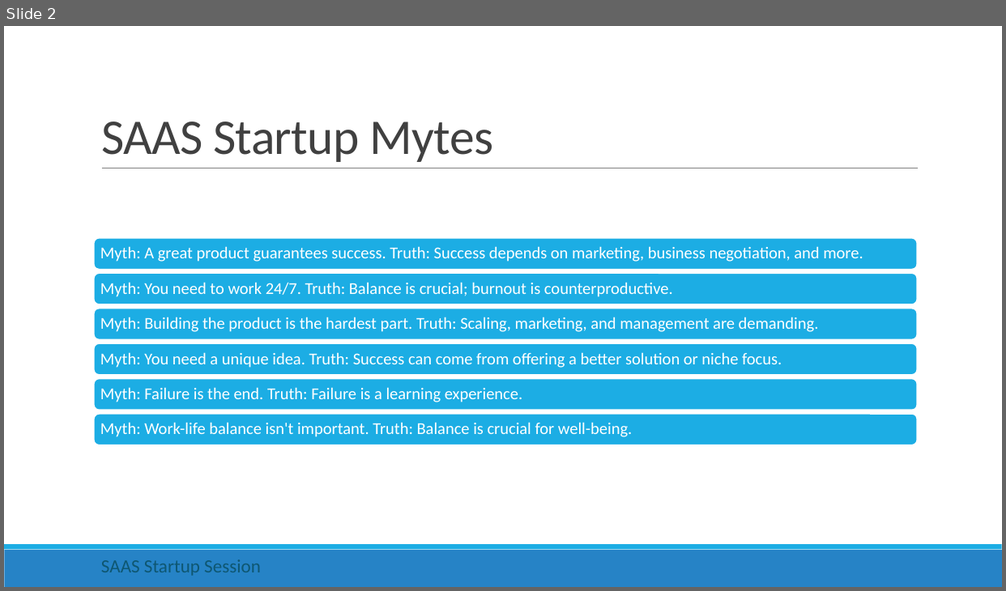
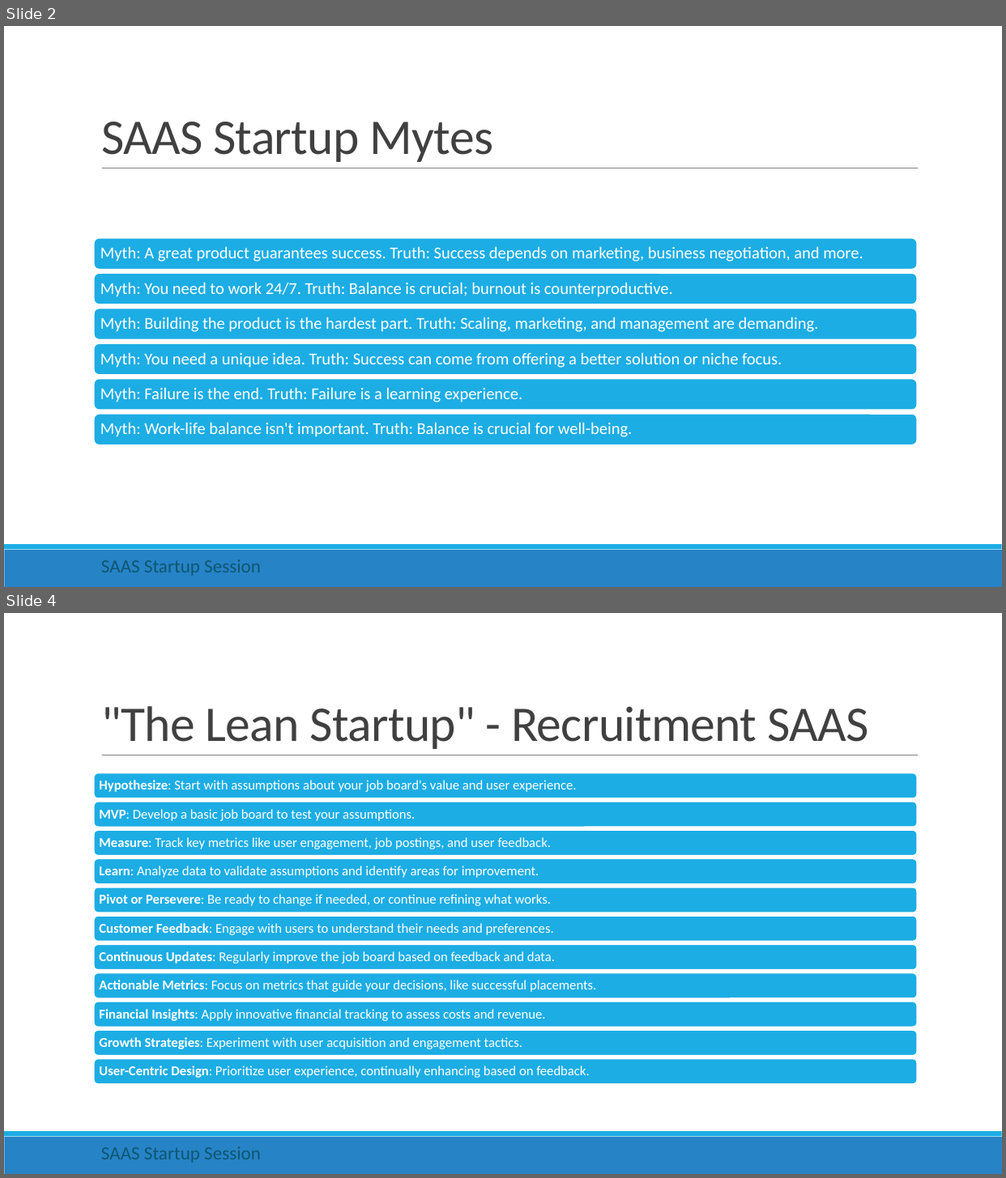
Before and after one commit to rishigujadhur1/Slides, a slide deck: Startups/Startup Session 0.pptx. Shown one above the other, each under a label of ours: slide 2 before the commit, slides 2 and 4 after it; the slides between them are not shown. The pictures are 1006x591 and 1006x1178 pixels, drawn with LibreOffice and Linux fonts; fonts in the diff are those of the drawing. Boxes give left, top, right and bottom in pixels: in the first picture for what was removed or moved away, otherwise in the second. Text is boxed around its words. In the diff, an @@ line names an element or a change of style, - is before the commit and + after.

Commit message:
Lean startup addition

```diff
--- a/Startups/Startup Session 0.pptx
+++ b/Startups/Startup Session 0.pptx
@@ slide 4 added at bbox=[4, 613, 1002, 1174], background #FFFFFF; not listed: 3 template elements that a slide beside it also shows @@
@@ title added at bbox=[101, 706, 868, 749], 48 pt, text #404040 @@
+"The Lean Startup" - Recruitment SAAS
@@ group added at bbox=[94, 773, 918, 1084]: 11 rounded rectangles, 11 texts @@
+Hypothesize: Start with assumptions about your job board's value and user experience.
+MVP: Develop a basic job board to test your assumptions.
+Measure: Track key metrics like user engagement, job postings, and user feedback.
+Learn: Analyze data to validate assumptions and identify areas for improvement.
+Pivot or Persevere: Be ready to change if needed, or continue refining what works.
+Customer Feedback: Engage with users to understand their needs and preferences.
+Continuous Updates: Regularly improve the job board based on feedback and data.
+Actionable Metrics: Focus on metrics that guide your decisions, like successful placements.
+Financial Insights: Apply innovative financial tracking to assess costs and revenue.
+Growth Strategies: Experiment with user acquisition and engagement tactics.
+User-Centric Design: Prioritize user experience, continually enhancing based on feedback.
@@ text added at bbox=[101, 1147, 261, 1163], 18 pt, text #0E5772 @@
+SAAS Startup Session
```
Also in this commit, not shown: 1 other slide added.
